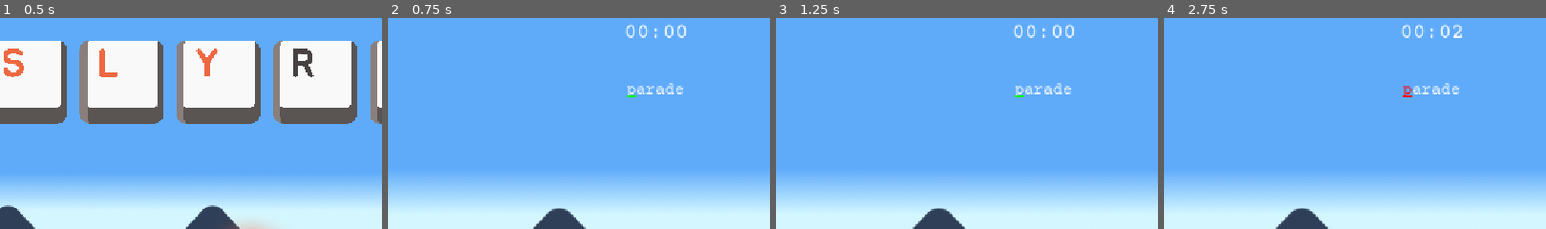
Above: before the commit, frames 1-4 (left to right).
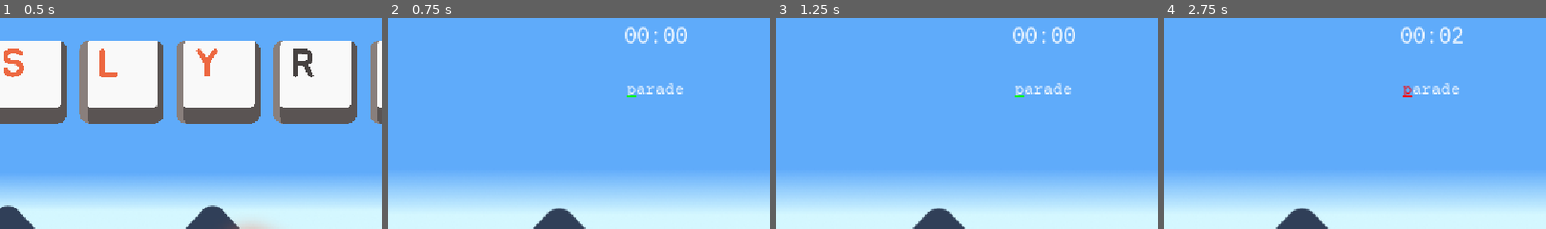
Above: after the commit, the same moments.

Repository: nowhereware/slyrun
Game: Godot game, scene res://src/menus/title/title.tscn
Two runs of this game, one before a commit and one after it. Both use one fixed random seed, a clock stepped at 60 frames per second and the inputs below.
Inputs (mouse positions are % of the whole screen's width and height, from its top left):
- Up to frame 1 (0.5 s): no input
- Up to frame 2 (0.75 s): click (51, 64) at 0.5 s
- Up to frame 3 (1.25 s): no input
- Up to frame 4 (2.75 s): tap Enter at 1.25 s
The pictures show only the part of the screen within x 15-65%, y 0-50%; the shares and areas given below are measured in that part.

Frame 1 is identical in both runs. In frame 2, 0.7% of the frame differs, in the area x 62-79%, y 2-13%; in frame 3, 0.7%; in frame 4, 0.7%.

Commit message:
Add website fonts, palette and theme
Co-Authored-By: Claude Opus 5.5 <noreply@anthropic.com>

Diff:
--- a/assets/fonts/label_settings.tres
+++ b/assets/fonts/label_settings.tres
@@ -1,7 +1,7 @@
 [gd_resource type="LabelSettings" format=3 uid="uid://b5fy2cfuqd5dr"]
 
-[ext_resource type="FontFile" uid="uid://vqnlwy3s5bfc" path="res://assets/fonts/courierprime.ttf" id="1_55lj5"]
+[ext_resource type="FontFile" uid="uid://dxopcnv0rsids" path="res://assets/fonts/IBMPlexMono-Regular.ttf" id="1_li8ak"]
 
 [resource]
-font = ExtResource("1_55lj5")
+font = ExtResource("1_li8ak")
 font_size = 32
--- /dev/null
+++ b/assets/ui/theme.tres
@@ -0,0 +1,195 @@
+[gd_resource type="Theme" format=3]
+
+[ext_resource type="FontFile" uid="uid://nlc406sotp6p" path="res://assets/fonts/IBMPlexMono-Medium.ttf" id="1_ib6tx"]
+[ext_resource type="FontFile" uid="uid://dxopcnv0rsids" path="res://assets/fonts/IBMPlexMono-Regular.ttf" id="2_fenpc"]
+
+[sub_resource type="StyleBoxFlat" id="StyleBoxFlat_omlnh"]
+content_margin_left = 24.0
+content_margin_top = 20.0
+content_margin_right = 24.0
+content_margin_bottom = 20.0
+bg_color = Color(0.105882354, 0.105882354, 0.105882354, 1)
+border_width_left = 2
+border_width_top = 2
+border_width_right = 2
+border_width_bottom = 2
+border_color = Color(0.18431373, 0.18431373, 0.18431373, 1)
+corner_radius_top_left = 16
+corner_radius_top_right = 16
+corner_radius_bottom_right = 16
+corner_radius_bottom_left = 16
+shadow_color = Color(0.043137256, 0.043137256, 0.043137256, 1)
+shadow_size = 1
+shadow_offset = Vector2(0, 6)
+
+[sub_resource type="StyleBoxFlat" id="StyleBoxFlat_lvrds"]
+content_margin_left = 48.0
+content_margin_top = 14.0
+content_margin_right = 48.0
+content_margin_bottom = 14.0
+bg_color = Color(0.9764706, 0.972549, 0.9647059, 1)
+border_width_left = 2
+border_width_top = 2
+border_width_right = 2
+border_width_bottom = 2
+border_color = Color(0.56078434, 0.54901963, 0.53333336, 1)
+corner_radius_top_left = 11
+corner_radius_top_right = 11
+corner_radius_bottom_right = 11
+corner_radius_bottom_left = 11
+shadow_color = Color(0.7254902, 0.7137255, 0.69803923, 1)
+shadow_size = 1
+shadow_offset = Vector2(0, 6)
+
+[sub_resource type="StyleBoxFlat" id="StyleBoxFlat_im0sm"]
+draw_center = false
+border_width_left = 2
+border_width_top = 2
+border_width_right = 2
+border_width_bottom = 2
+border_color = Color(0.9254902, 0.37254903, 0.13333334, 1)
+corner_radius_top_left = 14
+corner_radius_top_right = 14
+corner_radius_bottom_right = 14
+corner_radius_bottom_left = 14
+expand_margin_left = 4.0
+expand_margin_top = 4.0
+expand_margin_right = 4.0
+expand_margin_bottom = 4.0
+
+[sub_resource type="StyleBoxFlat" id="StyleBoxFlat_7h6bm"]
+content_margin_left = 48.0
+content_margin_top = 14.0
+content_margin_right = 48.0
+content_margin_bottom = 14.0
+bg_color = Color(1, 1, 1, 1)
+border_width_left = 2
+border_width_top = 2
+border_width_right = 2
+border_width_bottom = 2
+border_color = Color(0.56078434, 0.54901963, 0.53333336, 1)
+corner_radius_top_left = 11
+corner_radius_top_right = 11
+corner_radius_bottom_right = 11
+corner_radius_bottom_left = 11
+shadow_color = Color(0.7254902, 0.7137255, 0.69803923, 1)
+shadow_size = 1
+shadow_offset = Vector2(0, 6)
+
+[sub_resource type="StyleBoxFlat" id="StyleBoxFlat_86uey"]
+content_margin_left = 48.0
+content_margin_top = 19.0
+content_margin_right = 48.0
+content_margin_bottom = 9.0
+bg_color = Color(0.9764706, 0.972549, 0.9647059, 1)
+border_width_left = 2
+border_width_top = 2
+border_width_right = 2
+border_width_bottom = 2
+border_color = Color(0.56078434, 0.54901963, 0.53333336, 1)
+corner_radius_top_left = 11
+corner_radius_top_right = 11
+corner_radius_bottom_right = 11
+corner_radius_bottom_left = 11
+expand_margin_top = -5.0
+expand_margin_bottom = 5.0
+shadow_color = Color(0.7254902, 0.7137255, 0.69803923, 1)
+shadow_size = 1
+shadow_offset = Vector2(0, 1)
+
+[sub_resource type="StyleBoxFlat" id="StyleBoxFlat_5jbdf"]
+content_margin_left = 14.0
+content_margin_top = 8.0
+content_margin_right = 14.0
+content_margin_bottom = 10.0
+bg_color = Color(0.12941177, 0.12941177, 0.12941177, 1)
+border_width_bottom = 3
+border_color = Color(0.05882353, 0.05882353, 0.05882353, 1)
+corner_radius_top_left = 8
+corner_radius_top_right = 8
+corner_radius_bottom_right = 8
+corner_radius_bottom_left = 8
+shadow_color = Color(0.03137255, 0.03137255, 0.03137255, 1)
+shadow_size = 1
+shadow_offset = Vector2(0, 2)
+
+[sub_resource type="StyleBoxEmpty" id="StyleBoxEmpty_unkgg"]
+
+[sub_resource type="StyleBoxFlat" id="StyleBoxFlat_66ixa"]
+content_margin_left = 14.0
+content_margin_top = 8.0
+content_margin_right = 14.0
+content_margin_bottom = 10.0
+bg_color = Color(0.16470589, 0.16470589, 0.16470589, 1)
+border_width_bottom = 3
+border_color = Color(0.05882353, 0.05882353, 0.05882353, 1)
+corner_radius_top_left = 8
+corner_radius_top_right = 8
+corner_radius_bottom_right = 8
+corner_radius_bottom_left = 8
+shadow_color = Color(0.03137255, 0.03137255, 0.03137255, 1)
+shadow_size = 1
+shadow_offset = Vector2(0, 2)
+
+[sub_resource type="StyleBoxFlat" id="StyleBoxFlat_yda6c"]
+content_margin_left = 14.0
+content_margin_top = 8.0
+content_margin_right = 14.0
+content_margin_bottom = 10.0
+bg_color = Color(0.12941177, 0.12941177, 0.12941177, 1)
+border_width_bottom = 3
+border_color = Color(0.9254902, 0.37254903, 0.13333334, 1)
+corner_radius_top_left = 8
+corner_radius_top_right = 8
+corner_radius_bottom_right = 8
+corner_radius_bottom_left = 8
+shadow_color = Color(0.03137255, 0.03137255, 0.03137255, 1)
+shadow_size = 1
+shadow_offset = Vector2(0, 2)
+
+[sub_resource type="StyleBoxFlat" id="StyleBoxFlat_thv0v"]
+content_margin_left = 0.0
+content_margin_top = 0.0
+content_margin_right = 0.0
+content_margin_bottom = 0.0
+bg_color = Color(0.9254902, 0.37254903, 0.13333334, 1)
+border_width_bottom = 7
+border_color = Color(0.65882355, 0.21960784, 0.043137256, 1)
+corner_radius_top_left = 8
+corner_radius_top_right = 8
+corner_radius_bottom_right = 8
+corner_radius_bottom_left = 8
+
+[resource]
+default_font = ExtResource("2_fenpc")
+KeycapDark/base_type = &"PanelContainer"
+KeycapDark/styles/panel = SubResource("StyleBoxFlat_omlnh")
+KeycapLight/base_type = &"Button"
+KeycapLight/colors/font_color = Color(0.7607843, 0.25490198, 0.047058824, 1)
+KeycapLight/colors/font_focus_color = Color(0.7607843, 0.25490198, 0.047058824, 1)
+KeycapLight/colors/font_hover_color = Color(0.7607843, 0.25490198, 0.047058824, 1)
+KeycapLight/colors/font_hover_pressed_color = Color(0.7607843, 0.25490198, 0.047058824, 1)
+KeycapLight/colors/font_pressed_color = Color(0.7607843, 0.25490198, 0.047058824, 1)
+KeycapLight/font_sizes/font_size = 18
+KeycapLight/fonts/font = ExtResource("1_ib6tx")
+KeycapLight/styles/disabled = SubResource("StyleBoxFlat_lvrds")
+KeycapLight/styles/focus = SubResource("StyleBoxFlat_im0sm")
+KeycapLight/styles/hover = SubResource("StyleBoxFlat_7h6bm")
+KeycapLight/styles/hover_pressed = SubResource("StyleBoxFlat_86uey")
+KeycapLight/styles/normal = SubResource("StyleBoxFlat_lvrds")
+KeycapLight/styles/pressed = SubResource("StyleBoxFlat_86uey")
+KeycapMini/base_type = &"Button"
+KeycapMini/colors/font_color = Color(0.8235294, 0.8117647, 0.79607844, 1)
+KeycapMini/colors/font_focus_color = Color(0.8235294, 0.8117647, 0.79607844, 1)
+KeycapMini/colors/font_hover_color = Color(0.95686275, 0.94509804, 0.93333334, 1)
+KeycapMini/colors/font_hover_pressed_color = Color(0.9254902, 0.37254903, 0.13333334, 1)
+KeycapMini/colors/font_pressed_color = Color(0.9254902, 0.37254903, 0.13333334, 1)
+KeycapMini/font_sizes/font_size = 15
+KeycapMini/styles/disabled = SubResource("StyleBoxFlat_5jbdf")
+KeycapMini/styles/focus = SubResource("StyleBoxEmpty_unkgg")
+KeycapMini/styles/hover = SubResource("StyleBoxFlat_66ixa")
+KeycapMini/styles/hover_pressed = SubResource("StyleBoxFlat_yda6c")
+KeycapMini/styles/normal = SubResource("StyleBoxFlat_5jbdf")
+KeycapMini/styles/pressed = SubResource("StyleBoxFlat_yda6c")
+KeycapOrange/base_type = &"PanelContainer"
+KeycapOrange/styles/panel = SubResource("StyleBoxFlat_thv0v")
--- a/project.godot
+++ b/project.godot
@@ -29,6 +29,10 @@
 window/stretch/mode="canvas_items"
 window/stretch/aspect="expand"
 
+[gui]
+
+theme/custom="res://assets/ui/theme.tres"
+
 [physics]
 
 3d/physics_engine="Jolt Physics"
--- /dev/null
+++ b/src/core/palette.gd
@@ -0,0 +1,38 @@
+class_name Palette
+extends RefCounted
+
+# Colors from the Slyrun website (site/index.html :root and its keycap styles).
+# Use these instead of hex values in scripts. assets/ui/theme.tres holds the same
+# values for the keycap styles, so change both together.
+
+# Dark keycaps (.key, .cap.dark, .mini)
+const CAP_TOP := Color("#272727")
+const CAP_BOT := Color("#1B1B1B")
+const CAP_LIP := Color("#0F0F0F")
+const CAP_BORDER := Color("#2F2F2F")
+const CAP_SHADOW := Color("#0B0B0B")
+
+# Text on dark keycaps
+const LEGEND := Color("#D2CFCB")
+const LEGEND_DIM := Color("#8E8A86")
+const TEXT_BRIGHT := Color("#F4F1EE")
+const TEXT_DIM := Color("#6F6A64")
+const NEXT_WORD := Color("#8A847E")
+
+# Orange keys and accents
+const ORANGE := Color("#DA4B12")
+const ORANGE_HI := Color("#EC5F22")
+const ORANGE_LO := Color("#A8380B")
+const ORANGE_INK := Color("#C2410C")
+const KEY_LETTER := Color("#FFF5EC")
+
+# Light keys (.start, .btn)
+const LIGHT_TOP := Color("#FFFFFF")
+const LIGHT_BOT := Color("#F4F3F1")
+const LIGHT_BORDER := Color("#8F8C88")
+const LIGHT_SHADOW := Color("#B9B6B2")
+
+const NIGHT := Color("#0E0D0C")
+# Not on the website: a red warm enough to sit next to the oranges. Orange already means
+# "current letter", so typos need their own color.
+const TYPO := Color("#E5484D")
Binary file added: assets/fonts/IBMPlexMono-Medium.ttf
Not shown, added: assets/fonts/IBMPlexMono-Medium.ttf.import
Binary file added: assets/fonts/IBMPlexMono-Regular.ttf
Not shown, added: assets/fonts/IBMPlexMono-Regular.ttf.import
Binary file added: assets/fonts/IBMPlexMono-SemiBold.ttf
Not shown, added: assets/fonts/IBMPlexMono-SemiBold.ttf.import
Not shown, added: assets/fonts/OFL.txt
Not shown, added: src/core/palette.gd.uid
